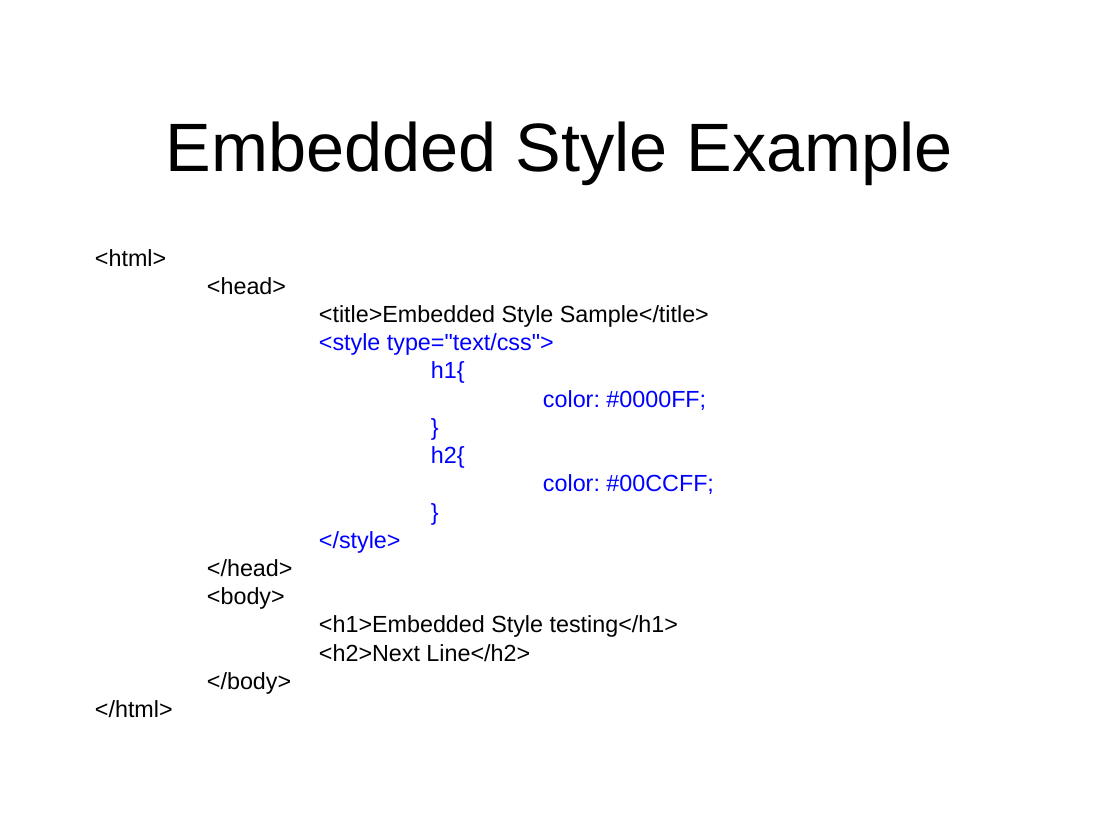
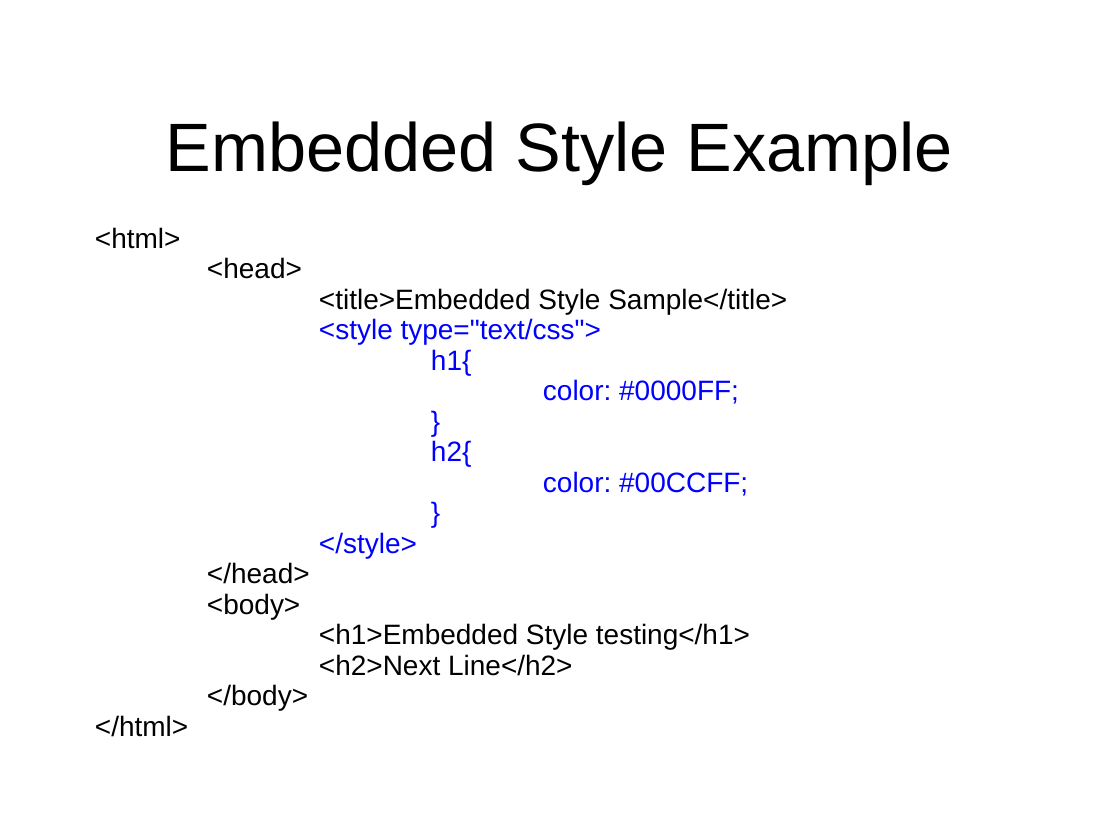
Before and after one commit to octaviordz/zjnu2017.github.io, a slide deck: slide 25 of WAD/lectures/050--CSS.ppt (slide 23 before the commit). Drawn at 1120x840 pixels with LibreOffice and Linux fonts; fonts in the diff are those of the drawing. Boxes give left, top, right and bottom in pixels: in the first picture for what was removed or moved away, otherwise in the second. Text is boxed around its words. In the diff, an @@ line names an element or a change of style, - is before the commit and + after.

```diff
--- a/WAD/lectures/050--CSS.ppt
+++ b/WAD/lectures/050--CSS.ppt
@@ text "<html>": place and size @@
-text "<html>" at <box>95,249,714,718</box>
+text "<html>" at <box>95,227,787,676</box>
@@ text "<html>" at <box>95,227,787,676</box>: size 15 to 18 pt; line spacing 0.8 to 0.7 @@
```
Also in this commit, not shown: 6 other slides changed, 26 slides added, 1 slide removed, 2 other files.
